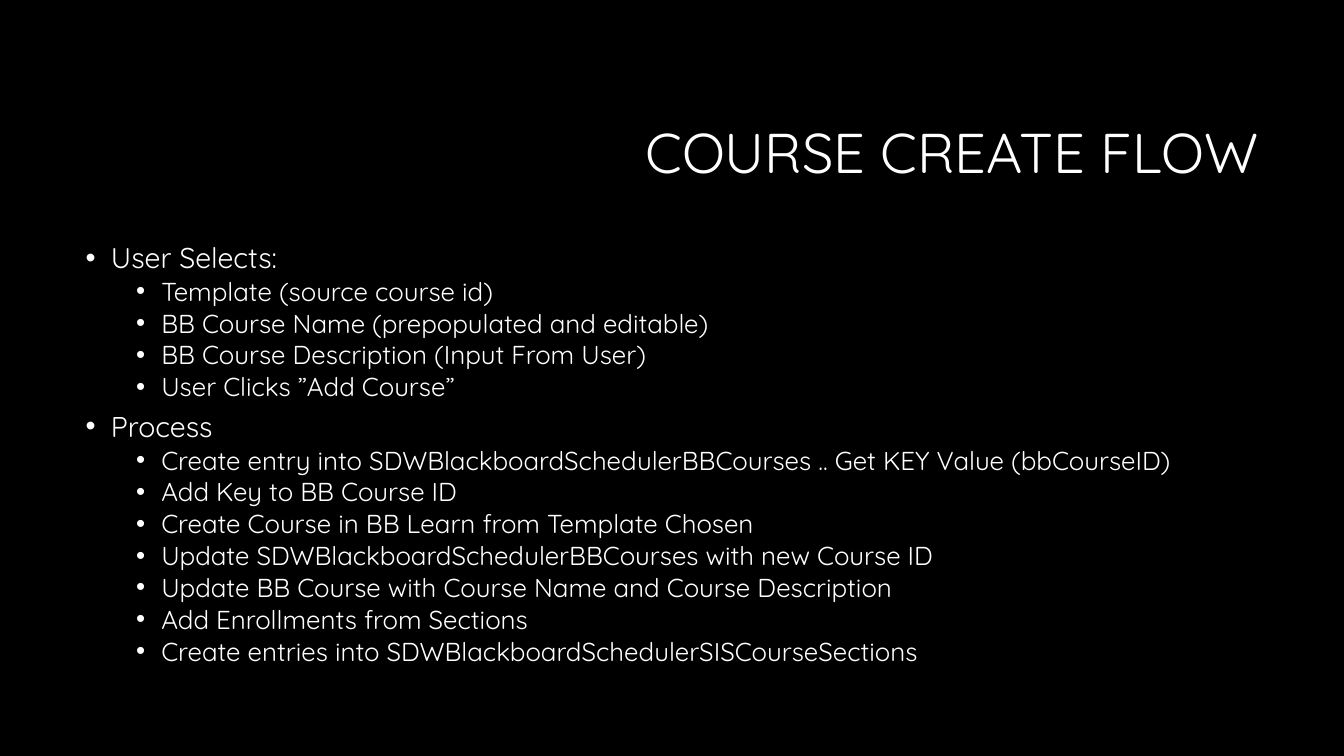
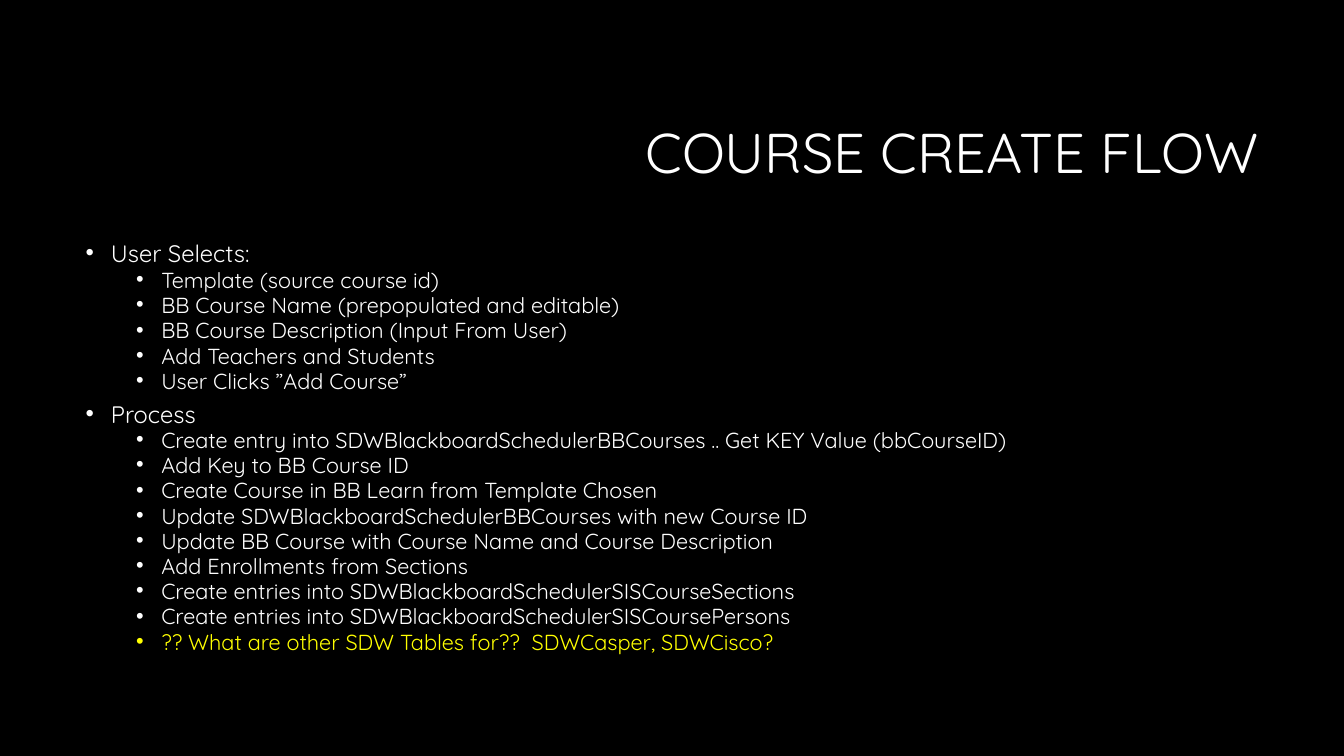
Before and after one commit to joefavero/WaukeshaBBScheduler, a slide deck: slide 8 of docs/Waukesha Week 4.pptx (slide 9 before the commit). Drawn at 1344x756 pixels with LibreOffice and Linux fonts; fonts in the diff are those of the drawing; background and template pictures are left out. Boxes give left, top, right and bottom in pixels: in the first picture for what was removed or moved away, otherwise in the second. Text is boxed around its words. In the diff, an @@ line names an element or a change of style, - is before the commit and + after.

```diff
--- a/docs/Waukesha Week 4.pptx
+++ b/docs/Waukesha Week 4.pptx
@@ text at box(111, 244, 1006, 600): size 20.4 to 17.1 pt in "User Selects:", "Process"; size 18.5 to 15.5 pt in "Template (source course id)", "BB Course Name (prepopulated and editable)", "BB Course Description (Input From User)", "User Clicks ”Add Course”" and 7 more places; line spacing 0.8 to 0.7 @@
@@ text at box(161, 341, 434, 365): paragraph added @@
+  • Add Teachers and Students
@@ text at box(161, 608, 790, 655): paragraphs added @@
+  • Create entries into SDWBlackboardSchedulerSISCoursePersons
+  • ?? What are other SDW Tables for?? SDWCasper, SDWCisco?
```
Also in this commit, not shown: 5 other slides changed, 1 slide added, 1 slide removed, 1 other file.
